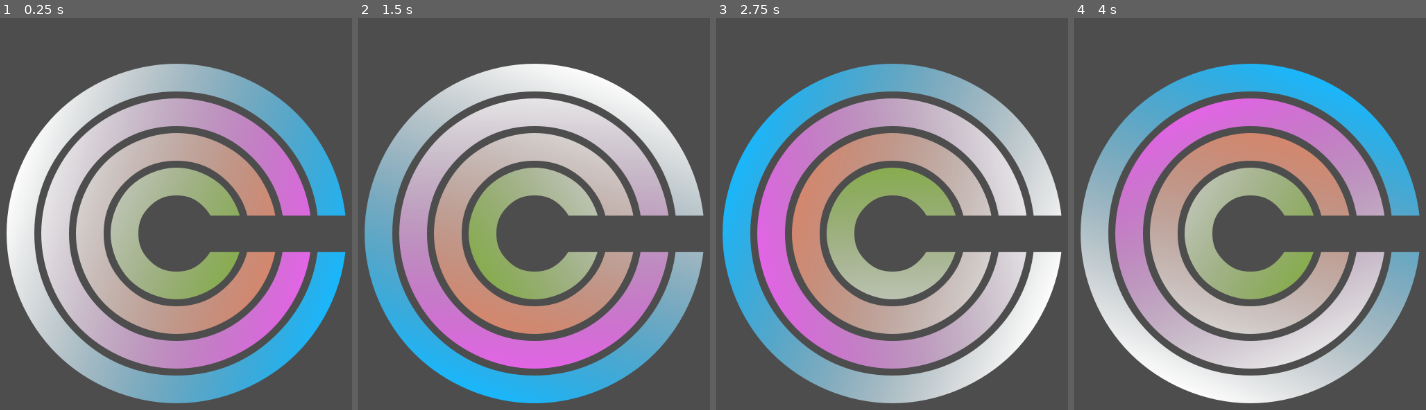
Above: before the commit, frames 1-4 (left to right).
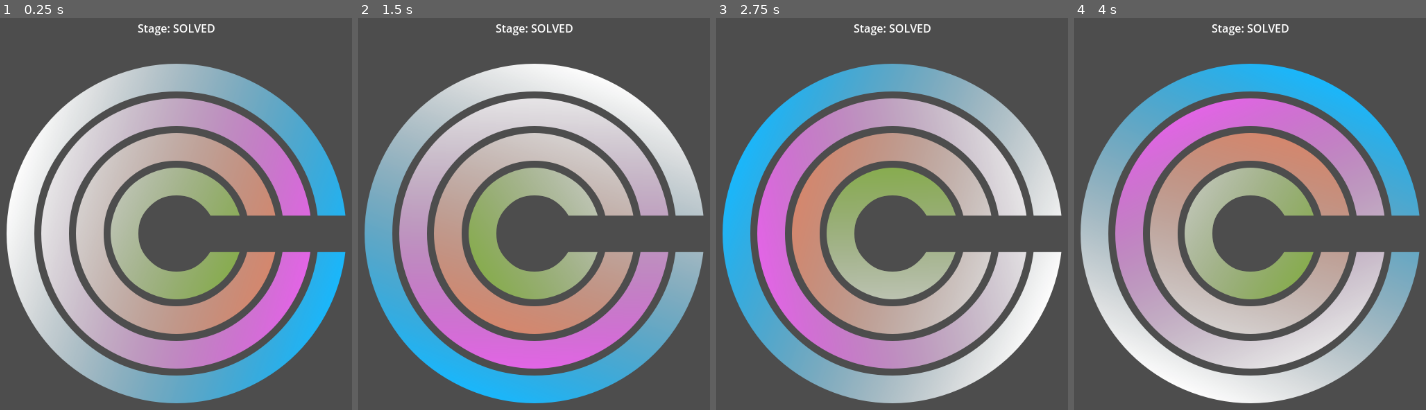
Above: after the commit, the same moments.

Repository: LettucePie/october
Game: Godot game, scene res://game.tscn
Two runs of this game, one before a commit and one after it. Both use one fixed random seed, a clock stepped at 60 frames per second and the inputs below.
Inputs (mouse positions are in pixels of both pictures, inside the frame that each line leads up to):
- Up to frame 1 (0.25 s): no input
- Up to frame 2 (1.5 s): move the mouse to (outside the picture) at 0.52 s; click (outside the picture) at 0.67 s; move the mouse to (375, 257) at 1.27 s; click (375, 257) at 1.42 s
- Up to frame 3 (2.75 s): move the mouse to (972, 135) at 2.02 s; click (972, 135) at 2.17 s
- Up to frame 4 (4 s): move the mouse to (1211, 323) at 2.77 s; click (1211, 323) at 2.92 s; move the mouse to (outside the picture) at 3.52 s; click (outside the picture) at 3.67 s

The runs differ from the first frame. In frame 1, 0.3% of the frame differs, in the area x 39-62%, y 1-5%; in frame 2, 0.3%; in frame 3, 0.3%; in frame 4, 0.3%.

Commit message:
game knows when solved

Diff:
--- a/game.gd
+++ b/game.gd
@@ -24,3 +24,18 @@
 	#if rings.size() > 0:
 		#for ring in rings:
 			#ring.rescale()
+
+
+func stage_solved() -> void:
+	print("STAGE SOLVED")
+
+
+func _process(delta: float) -> void:
+	## TODO test only
+	if center_stage != null:
+		var lineout = "Stage: "
+		if center_stage._check_solution():
+			lineout += "SOLVED"
+		else:
+			lineout += "wrong"
+		$Control/status.text = lineout
--- a/game.tscn
+++ b/game.tscn
@@ -3,8 +3,9 @@
 [ext_resource type="Script" uid="uid://bdd177d25nwm" path="res://game.gd" id="1_ryrav"]
 [ext_resource type="PackedScene" uid="uid://bj3bhkl78bpfk" path="res://stages/stage_00_test.tscn" id="2_e2o6t"]
 
-[node name="Game" type="Node"]
+[node name="Game" type="Node" node_paths=PackedStringArray("center_stage")]
 script = ExtResource("1_ryrav")
+center_stage = NodePath("stage")
 
 [node name="stage" parent="." instance=ExtResource("2_e2o6t")]
 position = Vector2(576, 324)
--- a/stage.gd
+++ b/stage.gd
@@ -1,9 +1,10 @@
 extends Node2D
 class_name Stage
+signal stage_solved()
 
 @export var solution_area : Area2D
 var rings : Array[Ring] = []
-var solution_status : PackedByteArray = []
+var solution_status : Array[bool] = []
 
 const DEF_click_max = 250.0
 const DEF_click_min = 50.0
@@ -49,6 +50,9 @@
 	_find_ring_children()
 	_connect_rings()
 	_calc_segment_levels(rings.size())
+	solution_status.resize(rings.size())
+	for val in solution_status:
+		val = false
 	## Setup base rotation values
 	ring_targets.resize(rings.size())
 	for i in rings.size():
@@ -57,6 +61,17 @@
 
 func dial_ring_to(id : int, rot : float) -> void:
 	rings[id].rotation = rot
+
+
+func _check_solution() -> bool:
+	var result : bool = false
+	if rings.size() == solution_status.size():
+		var solved : bool = true
+		for status in solution_status:
+			if status != true:
+				solved = false
+		result = solved
+	return result
 
 
 func _process(delta: float) -> void:
@@ -111,3 +126,7 @@
 
 func ring_status_report(ring : Ring, solved : bool) -> void:
 	print("RING:" , ring, " REPORTS: ", solved, " to CENTER STAGE")
+	var idx = rings.find(ring)
+	solution_status[idx] = solved
+	if _check_solution():
+		emit_signal("stage_solved")
